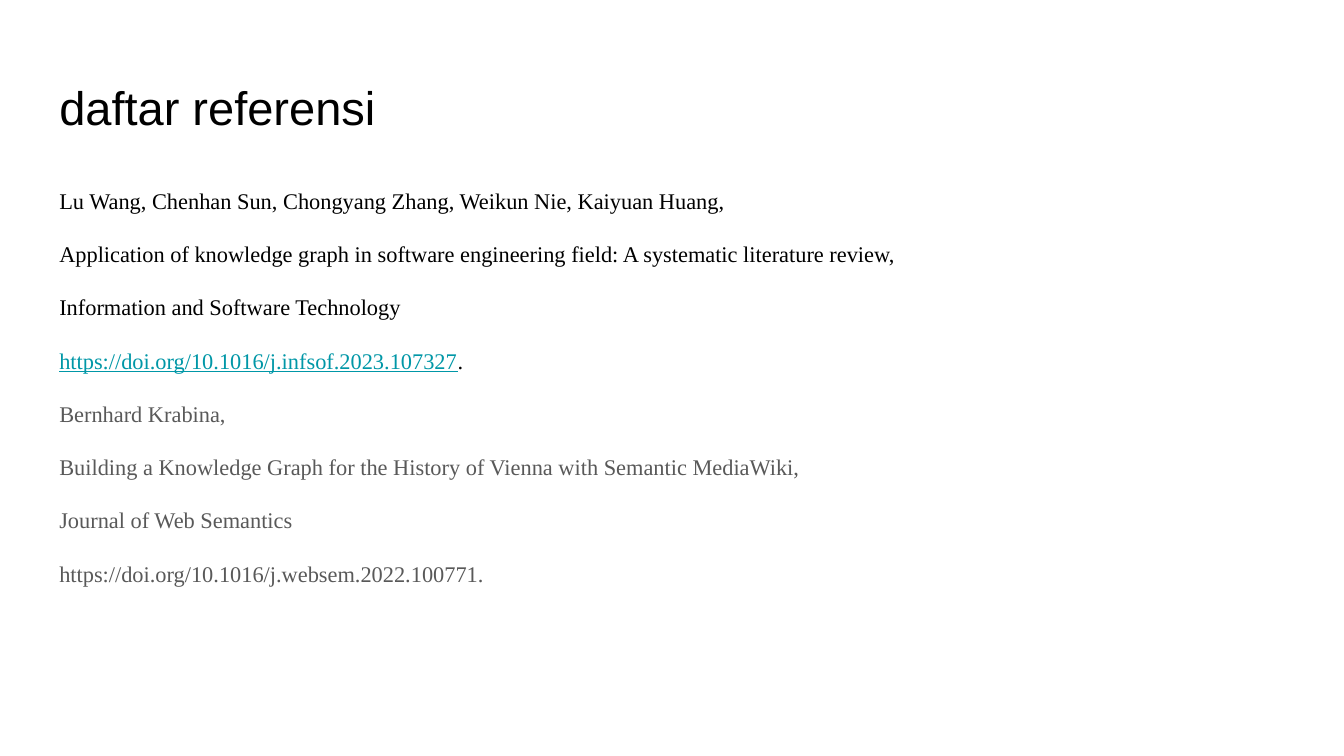
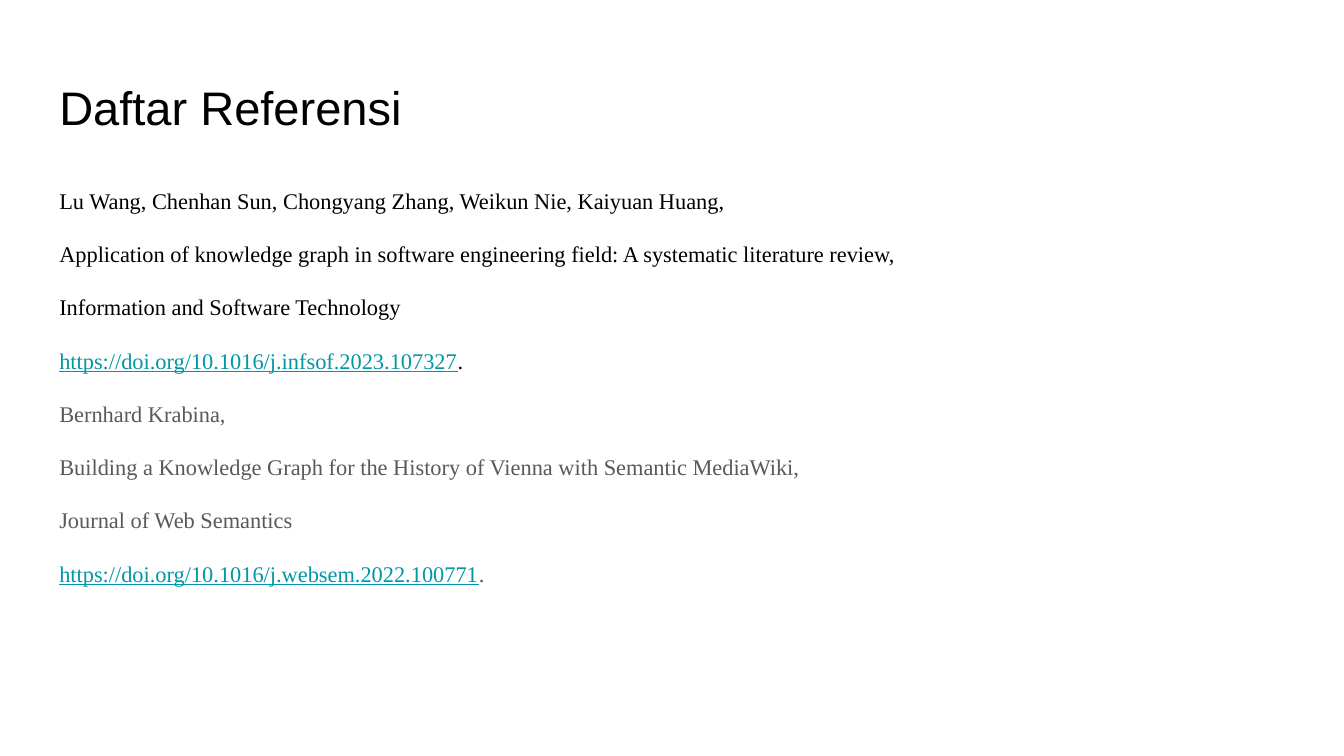
Before and after one commit to rcsenlia/Ontologi-Sejarah-Indonesia, a slide deck: slide 11 of RichieChristiansenSenlia/Draft Proposal - Richie Christiansen Senlia.pptx. Drawn at 1344x756 pixels with LibreOffice and Linux fonts; fonts in the diff are those of the drawing. Boxes give left, top, right and bottom in pixels: in the first picture for what was removed or moved away, otherwise in the second. Text is boxed around its words. In the diff, an @@ line names an element or a change of style, - is before the commit and + after.

```diff
--- a/RichieChristiansenSenlia/Draft Proposal - Richie Christiansen Senlia.pptx
+++ b/RichieChristiansenSenlia/Draft Proposal - Richie Christiansen Senlia.pptx
@@ title at (x1=59, y1=91, x2=401, y2=126): text changed @@
-daftar referensi
+Daftar Referensi
@@ text at (x1=59, y1=566, x2=484, y2=587): text colour #595959 to #0097A7, underline on in "https://doi.org/10.1016/j.websem.2022.100771." @@
```
Also in this commit, not shown: 10 other slides changed.
